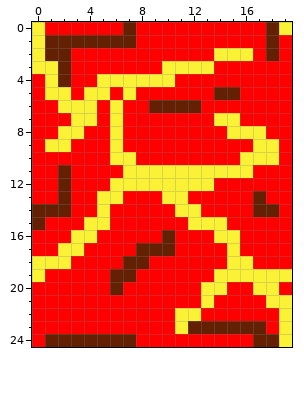
Two versions of one pixel-art file, Assets/Materials/lava.ase. Above is the file before it was changed.
20x25 pixels, 1 frame.
And afterwards:
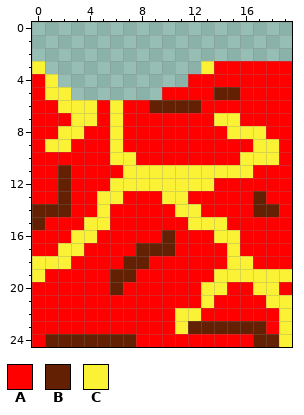
Palette (. is transparent): A #ff0000  B #632003  C #fbf236
Changes in this commit:
Colour A is gone in row 0 at x 1 to 6 and 8 to 17; in row 1 at x 8 to 17 and 19; in row 2 at x 3 to 13, 17 and 19; in row 3 at x 3 to 9; in row 4 at x 3 to 4 and 11; in row 5 at x 3, 6 and 8 to 9.
Colour B is gone in row 0 at x 7 and 18; in row 1 at x 1 to 7 and 18; in row 2 at x 1 to 2 and 18; in rows 3 to 4 at x 2.
Colour C is gone in row 0 at x 0 and 19; in row 1 at x 0; in row 2 at x 0 and 14 to 16; in row 3 at x 1 and 10 to 12; in row 4 at x 5 to 10; in row 5 at x 4 to 5 and 7.
Boxes around the changes in both pictures, in picture pixels (x1, y1, x2, y2):
erased: (32, 22, 292, 100)
